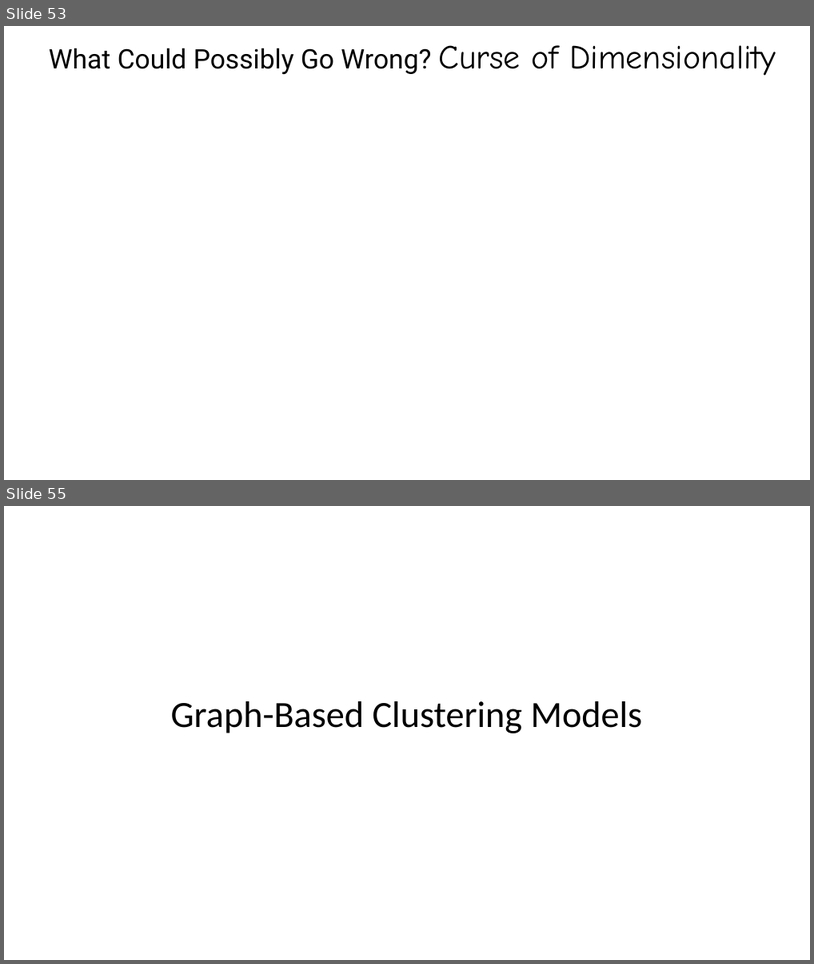
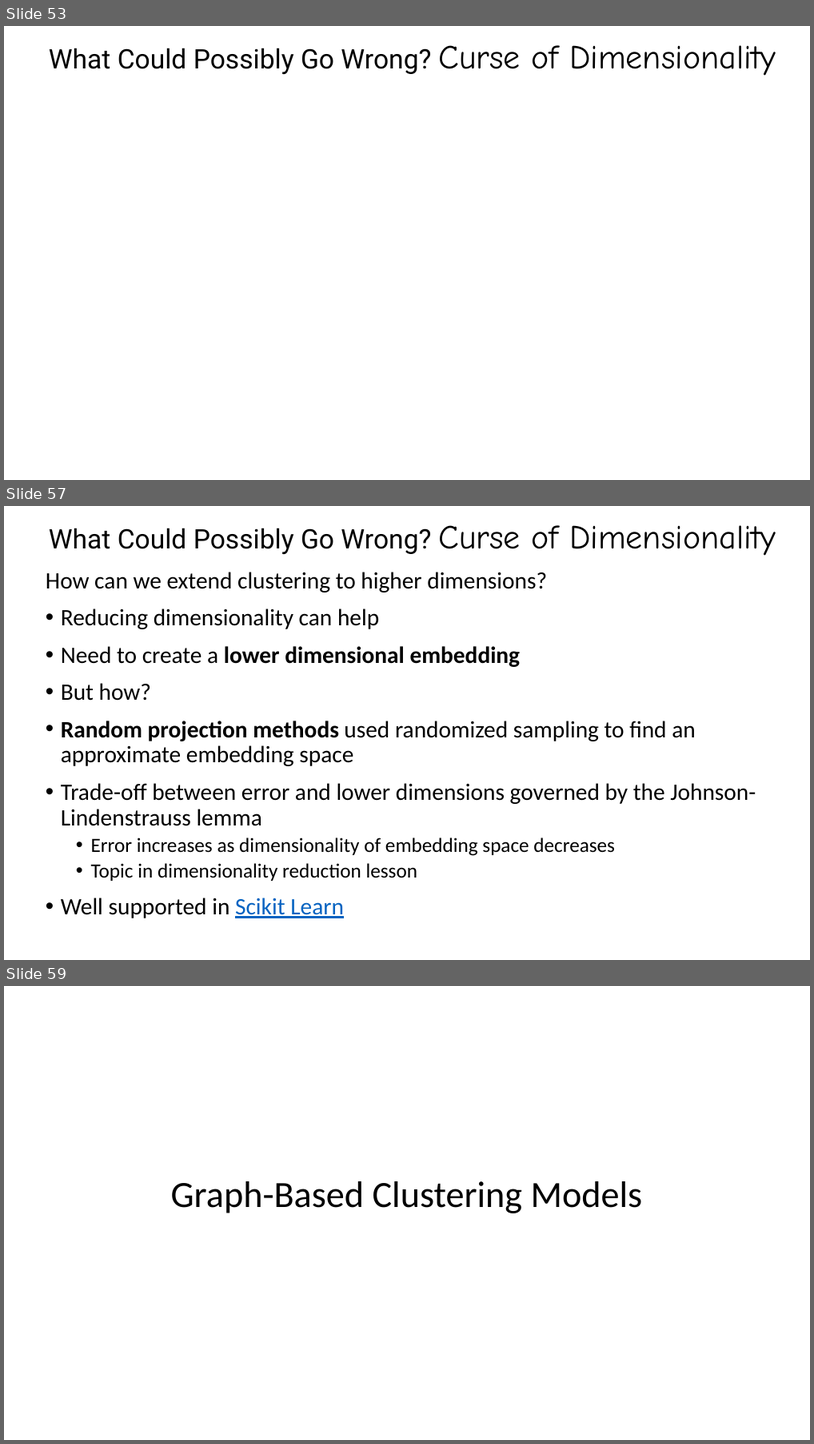
Before and after one commit to StephenElston/CSCI-E-108, a slide deck: slides/9_IntroductionToClustering.pptx. Shown one above the other, each under a label of ours: slides 53 and 55 before the commit, slides 53, 57 and 59 after it; the slides between them are not shown. The pictures are 814x964 and 814x1444 pixels, drawn with LibreOffice and Linux fonts; fonts in the diff are those of the drawing; grey boxes stand for pictures. Boxes give left, top, right and bottom in pixels: in the first picture for what was removed or moved away, otherwise in the second. Text is boxed around its words. In the diff, an @@ line names an element or a change of style, - is before the commit and + after.

```diff
--- a/slides/9_IntroductionToClustering.pptx
+++ b/slides/9_IntroductionToClustering.pptx
@@ slide 57 added at (4, 506, 810, 960), background #FFFFFF @@
@@ title added at (49, 525, 776, 556), 32 pt, text #000000 @@
+What Could Possibly Go Wrong? Curse of Dimensionality
@@ text added at (46, 572, 756, 918), 28 pt, text #000000 @@
+How can we extend clustering to higher dimensions?
+• Reducing dimensionality can help
+• Need to create a lower dimensional embedding
+• But how?
+• Random projection methods used randomized sampling to find an approximate embedding space
+• Trade-off between error and lower dimensions governed by the Johnson-Lindenstrauss lemma
+  • Error increases as dimensionality of embedding space decreases
+  • Topic in dimensionality reduction lesson
+• Well supported in Scikit Learn
@@ what was slide 55 is now slide 59 @@
```
Also in this commit, not shown: 7 slides changed, 5 other slides added.
